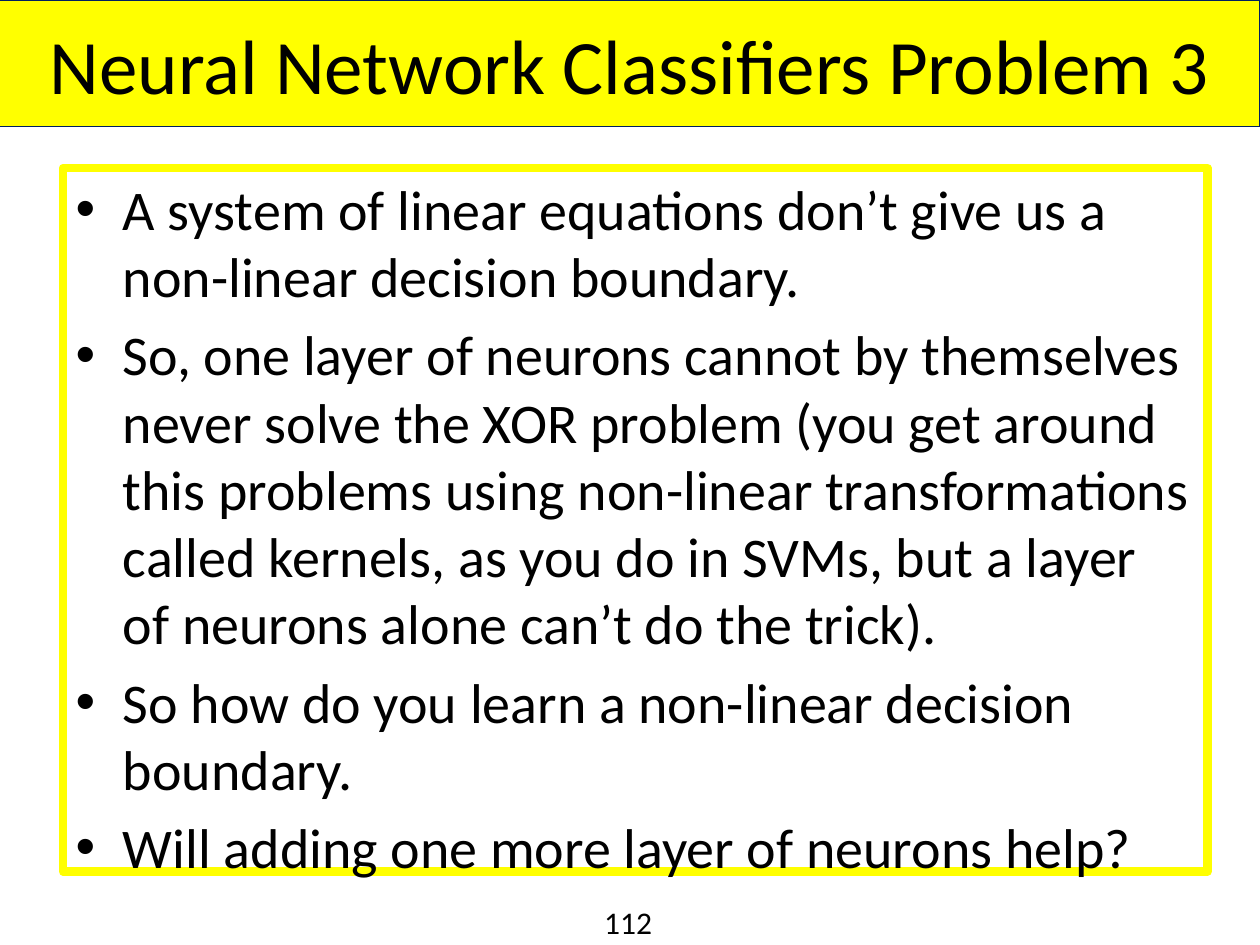
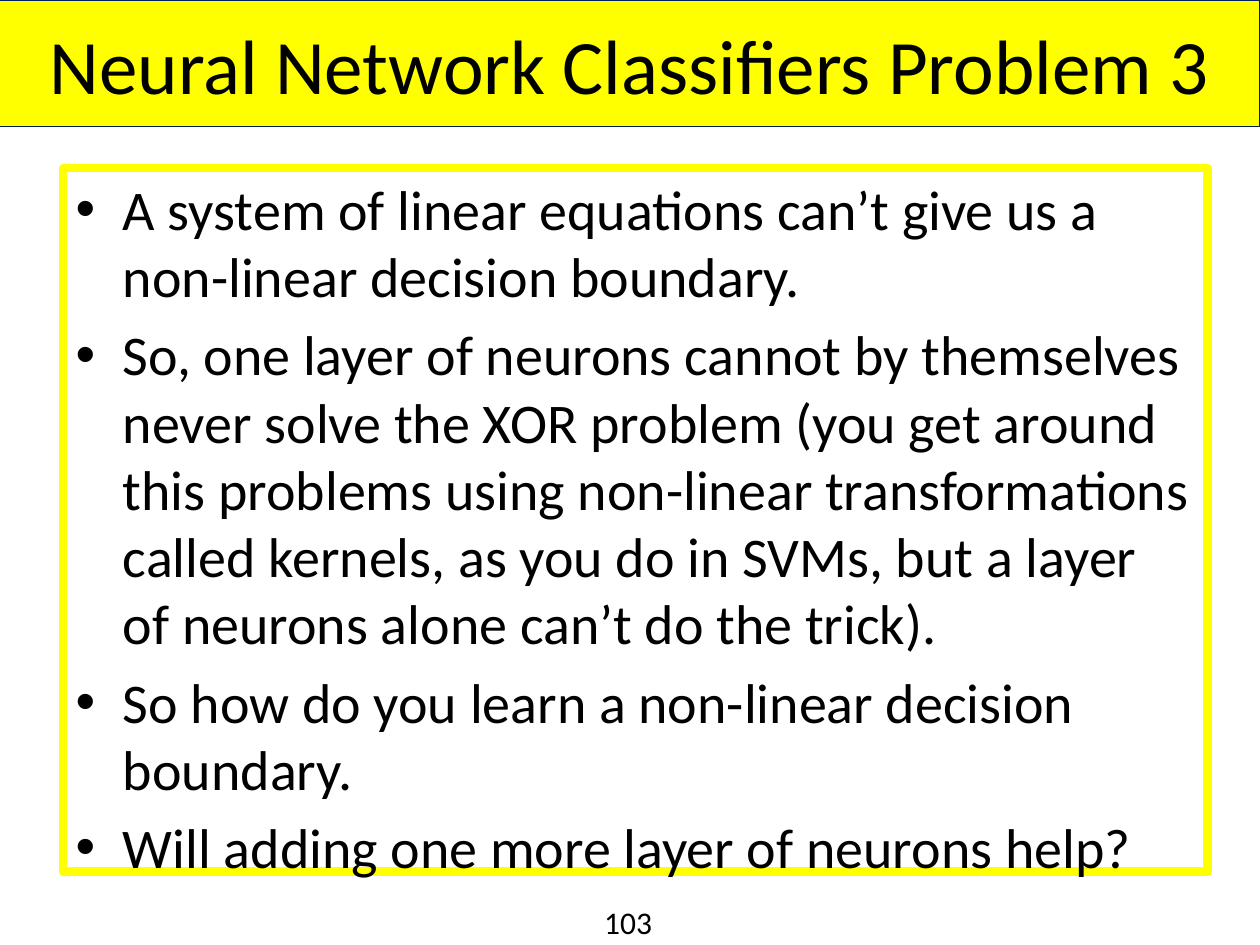
Before and after one commit to aiaioo/DeepLearningBasicsTutorial, a slide deck: slide 103 of DeepLearningBasics.pptx (slide 112 before the commit). Drawn at 1260x945 pixels with LibreOffice and Linux fonts; fonts in the diff are those of the drawing; background and template pictures are left out. Boxes give left, top, right and bottom in pixels: in the first picture for what was removed or moved away, otherwise in the second. Text is boxed around its words. In the diff, an @@ line names an element or a change of style, - is before the commit and + after.

```diff
--- a/DeepLearningBasics.pptx
+++ b/DeepLearningBasics.pptx
@@ text at [123, 190, 1097, 306]: text changed @@
-• A system of linear equations don’t give us a non-linear decision boundary.
+• A system of linear equations can’t give us a non-linear decision boundary.
@@ page number at [604, 913, 652, 935]: text changed @@
-112
+103
```
Also in this commit, not shown: 29 other slides changed, 3 slides added, 10 slides removed.
